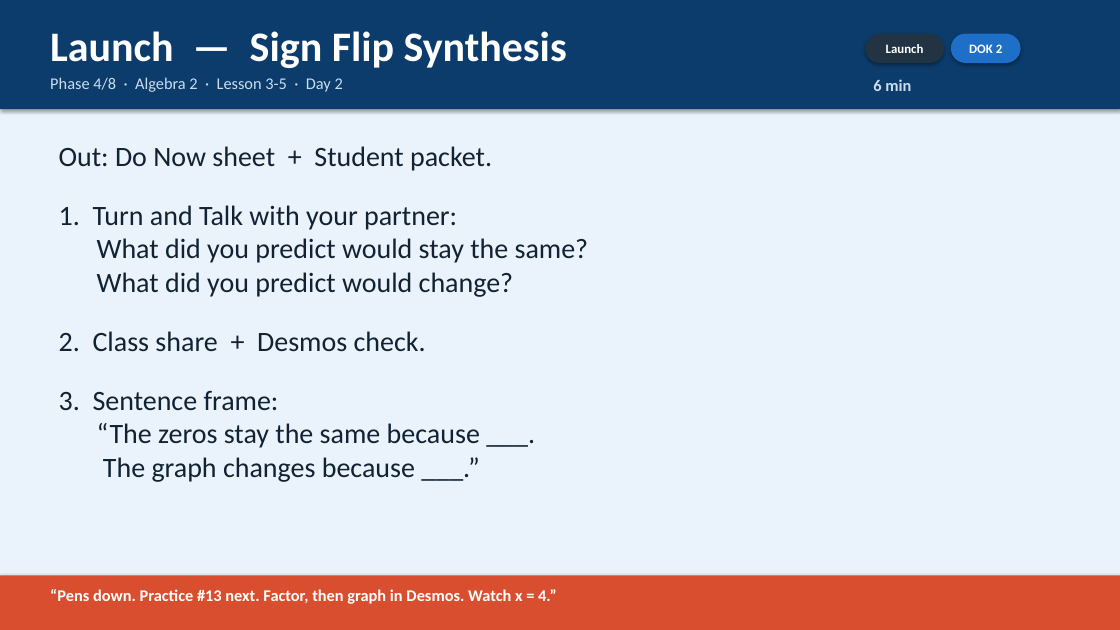
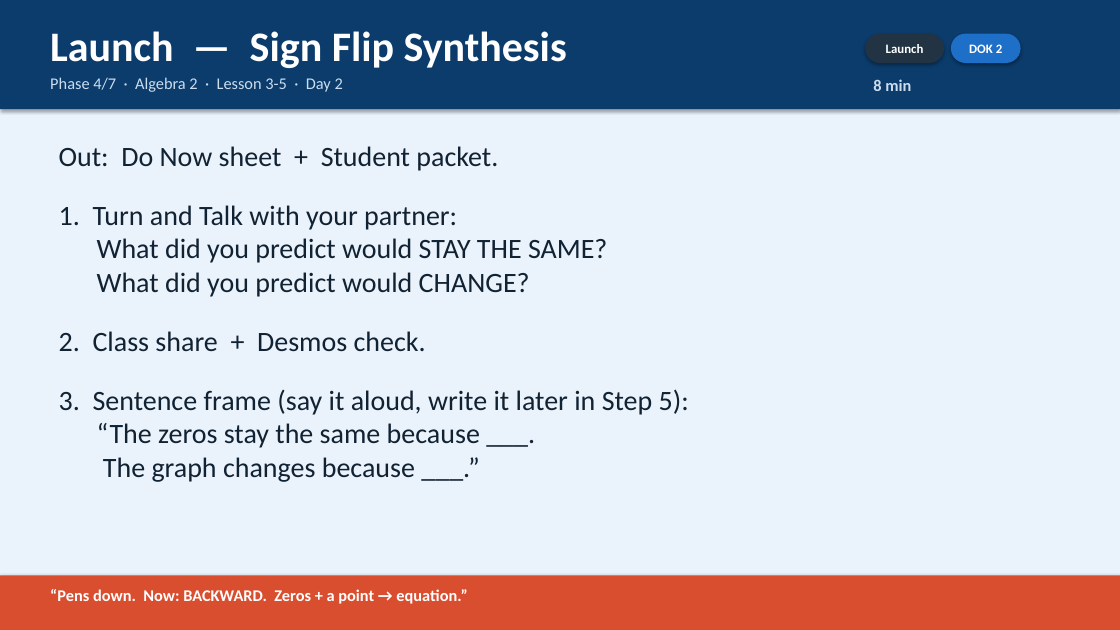
Before and after one commit to robjohncolson/Lesson_planning, a slide deck: slide 5 of Day_2_Slides.pptx. Drawn at 1120x630 pixels with LibreOffice and Linux fonts; fonts in the diff are those of the drawing. Boxes give left, top, right and bottom in pixels: in the first picture for what was removed or moved away, otherwise in the second. Text is boxed around its words. In the diff, an @@ line names an element or a change of style, - is before the commit and + after.

```diff
--- a/Day_2_Slides.pptx
+++ b/Day_2_Slides.pptx
@@ text at <box>50,77,343,92</box>: text changed @@
-Phase 4/8 · Algebra 2 · Lesson 3-5 · Day 2
+Phase 4/7 · Algebra 2 · Lesson 3-5 · Day 2
@@ text at <box>873,79,911,91</box>: text changed @@
-6 min
+8 min
@@ text at <box>97,238,607,297</box>: text changed @@
-What did you predict would stay the same?
-What did you predict would change?
+What did you predict would STAY THE SAME?
+What did you predict would CHANGE?
@@ text at <box>59,389,689,415</box>: text changed @@
-3. Sentence frame:
+3. Sentence frame (say it aloud, write it later in Step 5):
@@ text at <box>50,589,467,604</box>: text changed @@
-“Pens down. Practice #13 next. Factor, then graph in Desmos. Watch x = 4.”
+“Pens down. Now: BACKWARD. Zeros + a point → equation.”
```
Also in this commit, not shown: 8 other slides changed, 1 slide removed, 22 other files.
